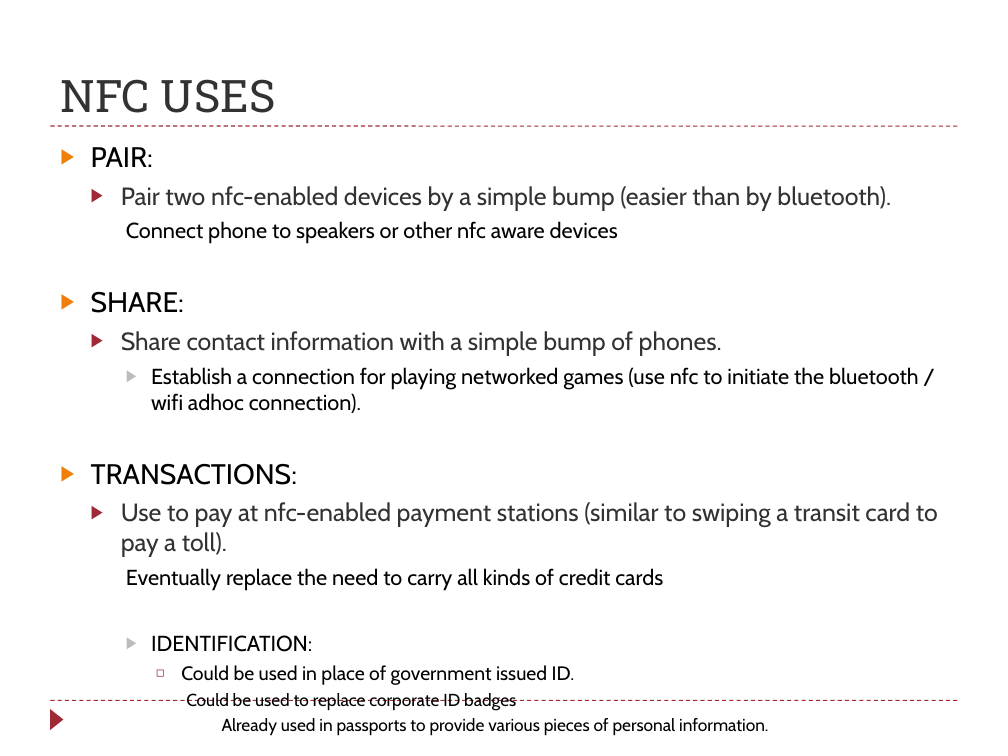
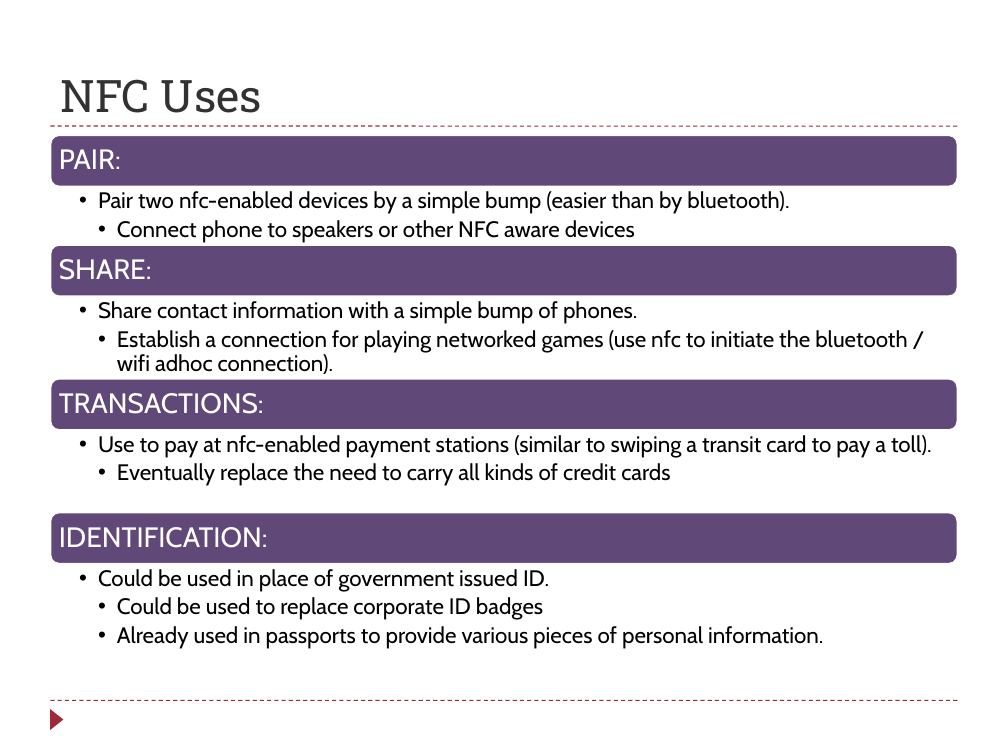
Before and after one commit to raikesd/NFCProject, a slide deck: slide 8 of NFC_brandi.pptx. Drawn at 1008x756 pixels with LibreOffice and Linux fonts; fonts in the diff are those of the drawing. Boxes give left, top, right and bottom in pixels: in the first picture for what was removed or moved away, otherwise in the second. Text is boxed around its words. In the diff, an @@ line names an element or a change of style, - is before the commit and + after.

```diff
--- a/NFC_brandi.pptx
+++ b/NFC_brandi.pptx
@@ title at [60,79,262,113]: text changed @@
-NFC USES
+NFC Uses
@@ text removed at [91,147,938,735] @@
-▶ PAIR:
-  ▶ Pair two nfc-enabled devices by a simple bump (easier than by bluetooth).
-    Connect phone to speakers or other nfc aware devices
-▶ SHARE:
-  ▶ Share contact information with a simple bump of phones.
-    ▶ Establish a connection for playing networked games (use nfc to initiate the bluetooth / wifi adhoc connection).
-▶ TRANSACTIONS:
-  ▶ Use to pay at nfc-enabled payment stations (similar to swiping a transit card to pay a toll).
-    Eventually replace the need to carry all kinds of credit cards
-    ▶ IDENTIFICATION:
-      ◻ Could be used in place of government issued ID.
-        Could be used to replace corporate ID badges
-          Already used in passports to provide various pieces of personal information.
@@ group added at [50,135,958,649]: 8 texts, 4 rounded rectangles @@
+PAIR:
+  •• Pair two nfc-enabled devices by a simple bump (easier than by bluetooth).
+    •• Connect phone to speakers or other NFC aware devices
+SHARE:
+  •• Share contact information with a simple bump of phones.
+    •• Establish a connection for playing networked games (use nfc to initiate the bluetooth / wifi adhoc connection).
+TRANSACTIONS:
+  •• Use to pay at nfc-enabled payment stations (similar to swiping a transit card to pay a toll).
+    •• Eventually replace the need to carry all kinds of credit cards
+IDENTIFICATION:
+  •• Could be used in place of government issued ID.
+    •• Could be used to replace corporate ID badges
+    •• Already used in passports to provide various pieces of personal information.
```
Also in this commit, not shown: 6 other slides changed, 1 slide added, 1 slide removed, 17 other files.
